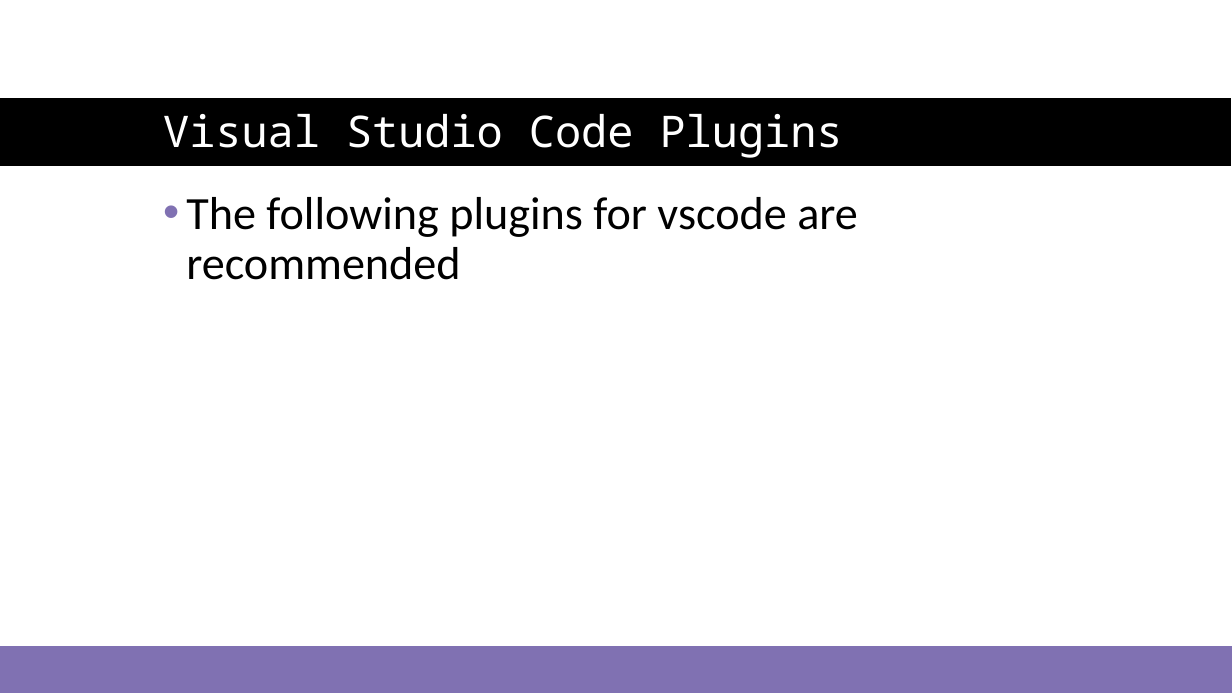
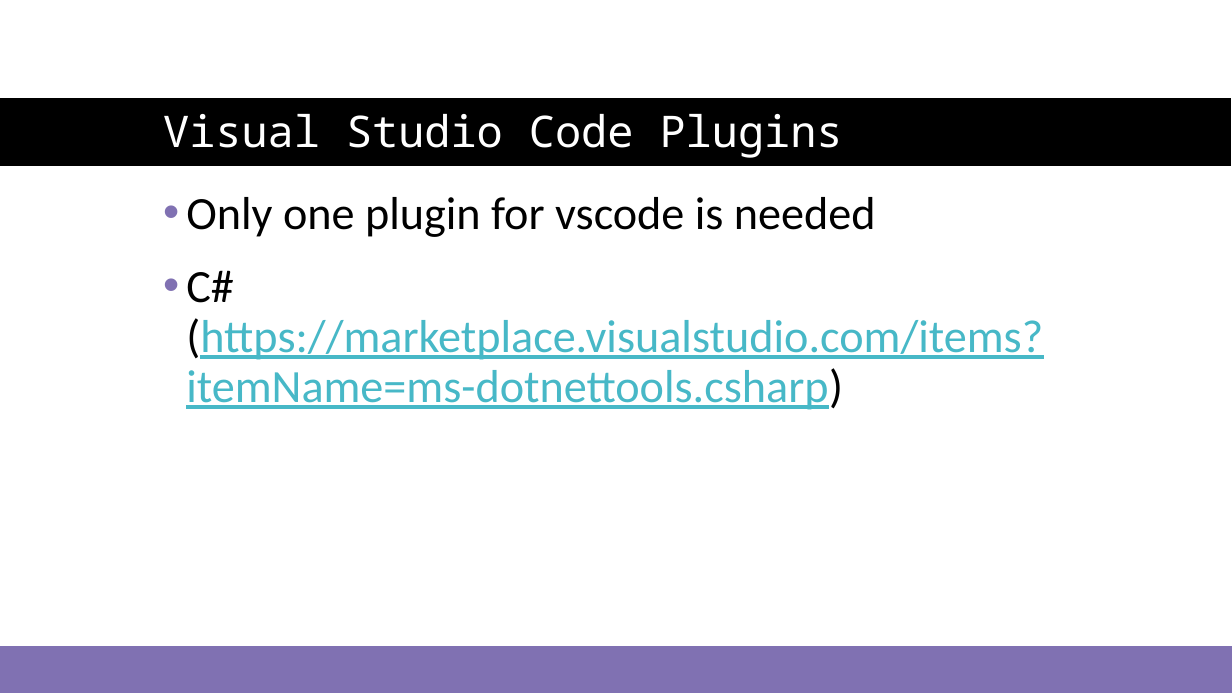
Before and after one commit to just-the-benno/BlazQ, a slide deck: slide 23 of episode1/media/slides-episode-1.pptx (slide 19 before the commit). Drawn at 1232x693 pixels with LibreOffice and Linux fonts; fonts in the diff are those of the drawing; background and template pictures are left out. Boxes give left, top, right and bottom in pixels: in the first picture for what was removed or moved away, otherwise in the second. Text is boxed around its words. In the diff, an @@ line names an element or a change of style, - is before the commit and + after.

```diff
--- a/episode1/media/slides-episode-1.pptx
+++ b/episode1/media/slides-episode-1.pptx
@@ text at (186,197,1043,410): text changed; text colour #000000 to #47B8C7 @@
-• The following plugins for vscode are recommended
+• Only one plugin for vscode is needed
+• C# (https://marketplace.visualstudio.com/items?itemName=ms-dotnettools.csharp)
```
Also in this commit, not shown: 4 other slides changed, 5 slides added, 1 slide removed, 3 other files.
